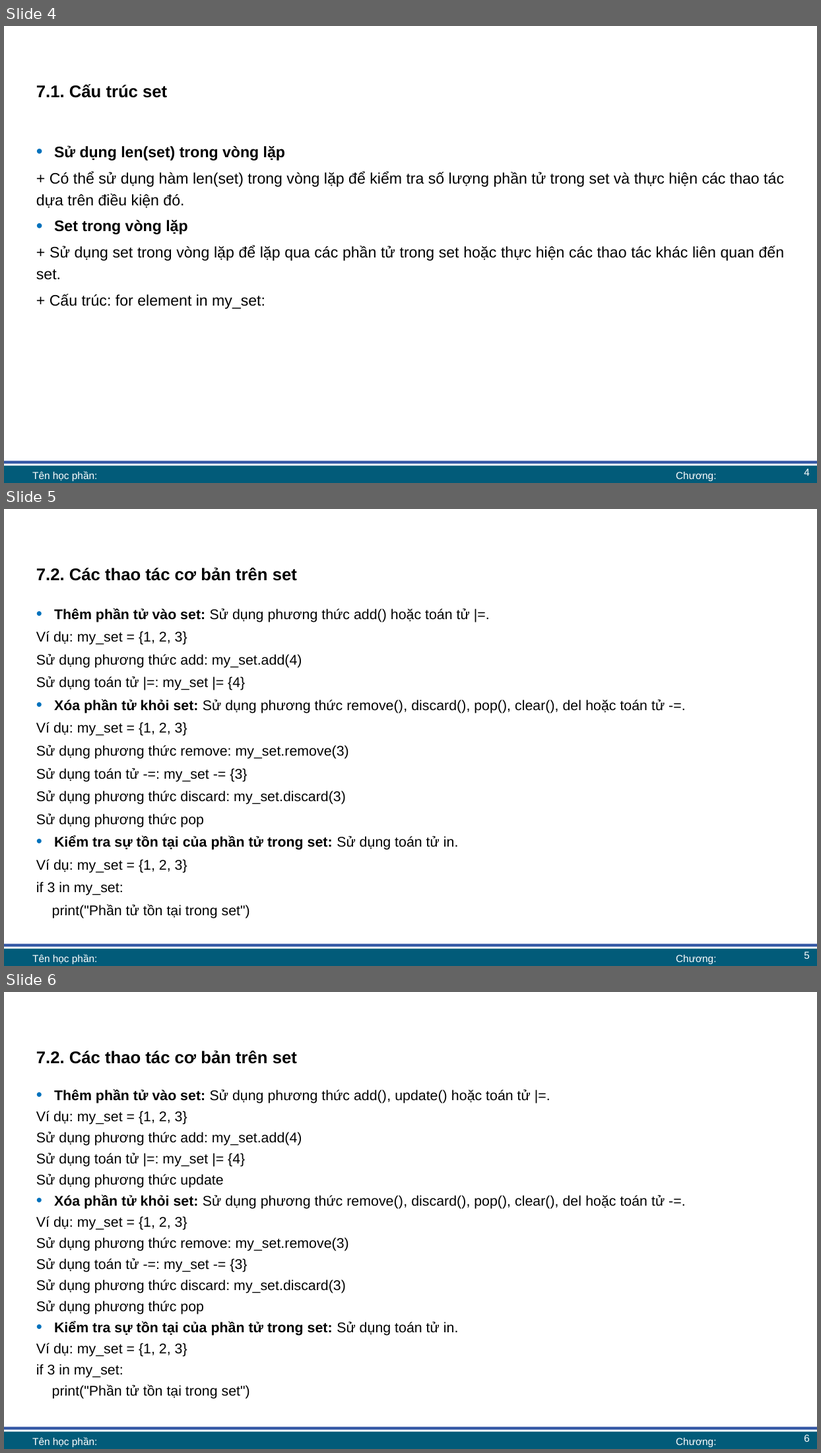
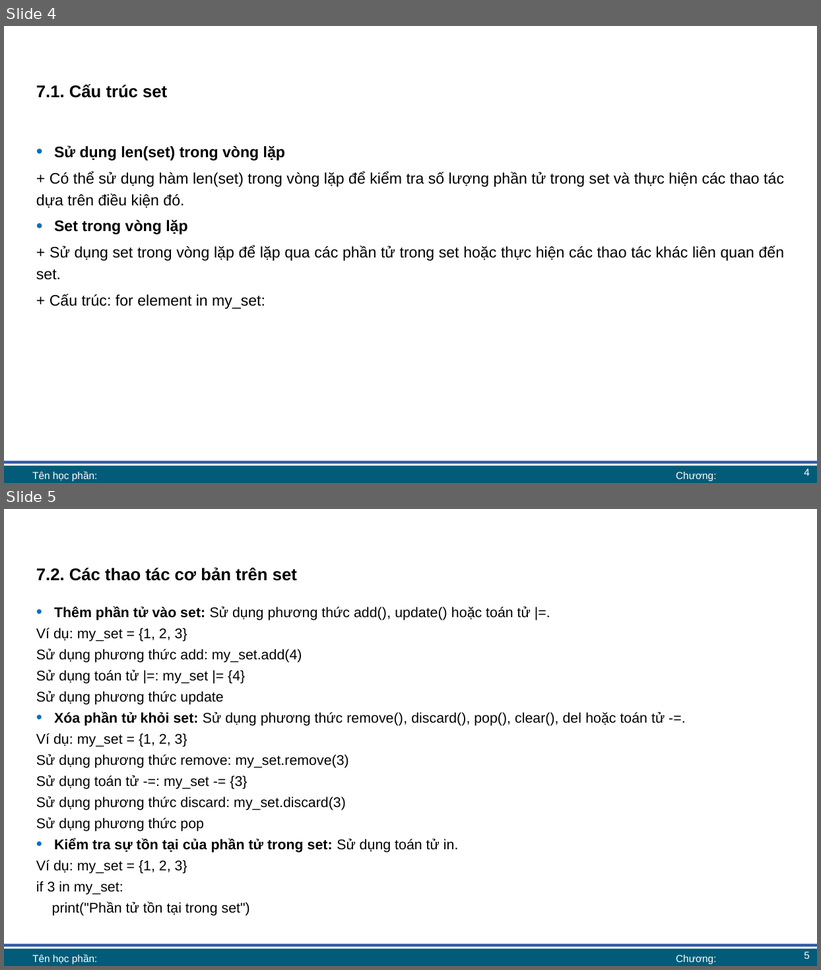
Before and after one commit to lhaaaaa/17A2-Ca-chieu, a slide deck: Lab 6 + 7/Lab 7 bài giảng.pptx. Shown one above the other, each under a label of ours: slides 4, 5 and 6 before the commit, slides 4 and 5 after it. The pictures are 821x1453 and 821x970 pixels, drawn with LibreOffice and Linux fonts; fonts in the diff are those of the drawing; background and template pictures are left out. Boxes give left, top, right and bottom in pixels: in the first picture for what was removed or moved away, otherwise in the second. Text is boxed around its words. In the diff, an @@ line names an element or a change of style, - is before the commit and + after.

```diff
--- a/Lab 6 + 7/Lab 7 bài giảng.pptx
+++ b/Lab 6 + 7/Lab 7 bài giảng.pptx
@@ slide 5 removed at (4,509,817,966), background #FFFFFF; not listed: 2 template elements that a slide beside it also shows @@
@@ title removed at (36,567,297,581) @@
-7.2. Các thao tác cơ bản trên set
@@ text removed at (36,608,665,919) @@
-• Thêm phần tử vào set: Sử dụng phương thức add() hoặc toán tử |=.
-Ví dụ: my_set = {1, 2, 3}
-Sử dụng phương thức add: my_set.add(4)
-Sử dụng toán tử |=: my_set |= {4}
-• Xóa phần tử khỏi set: Sử dụng phương thức remove(), discard(), pop(), clear(), del hoặc toán tử -=.
-Ví dụ: my_set = {1, 2, 3}
-Sử dụng phương thức remove: my_set.remove(3)
-Sử dụng toán tử -=: my_set -= {3}
-Sử dụng phương thức discard: my_set.discard(3)
-Sử dụng phương thức pop
-• Kiểm tra sự tồn tại của phần tử trong set: Sử dụng toán tử in.
-Ví dụ: my_set = {1, 2, 3}
-if 3 in my_set:
-print("Phần tử tồn tại trong set")
@@ text removed at (32,955,97,964) @@
-Tên học phần:
@@ text removed at (676,955,716,964) @@
-Chương:
@@ page number removed at (804,952,810,959) @@
-5
@@ what was slide 6 is now slide 5 @@
@@ page number at (804,952,810,959): text changed @@
-6
+5
```
Also in this commit, not shown: 5 slides changed, 3 other files.
